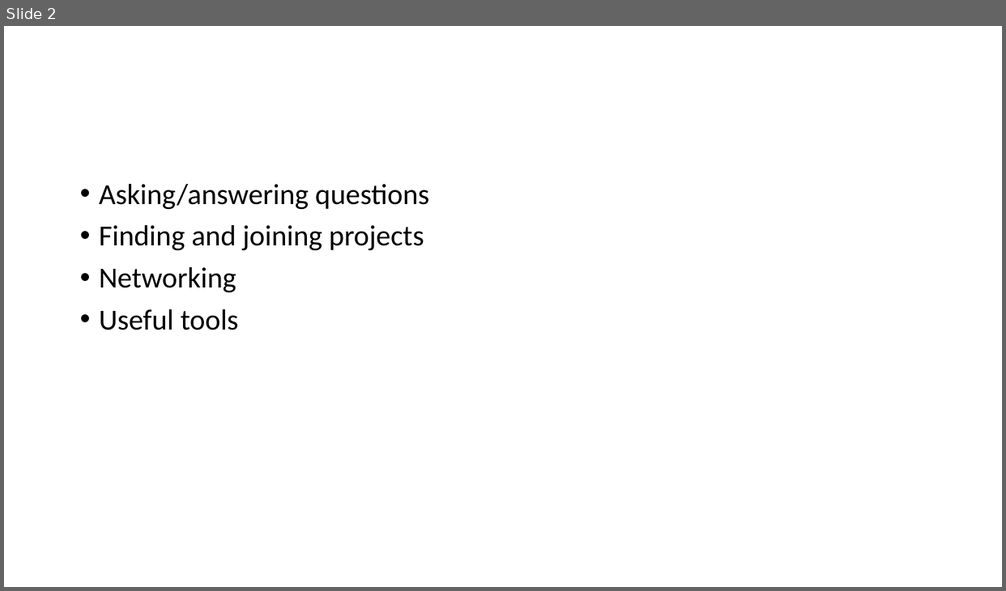
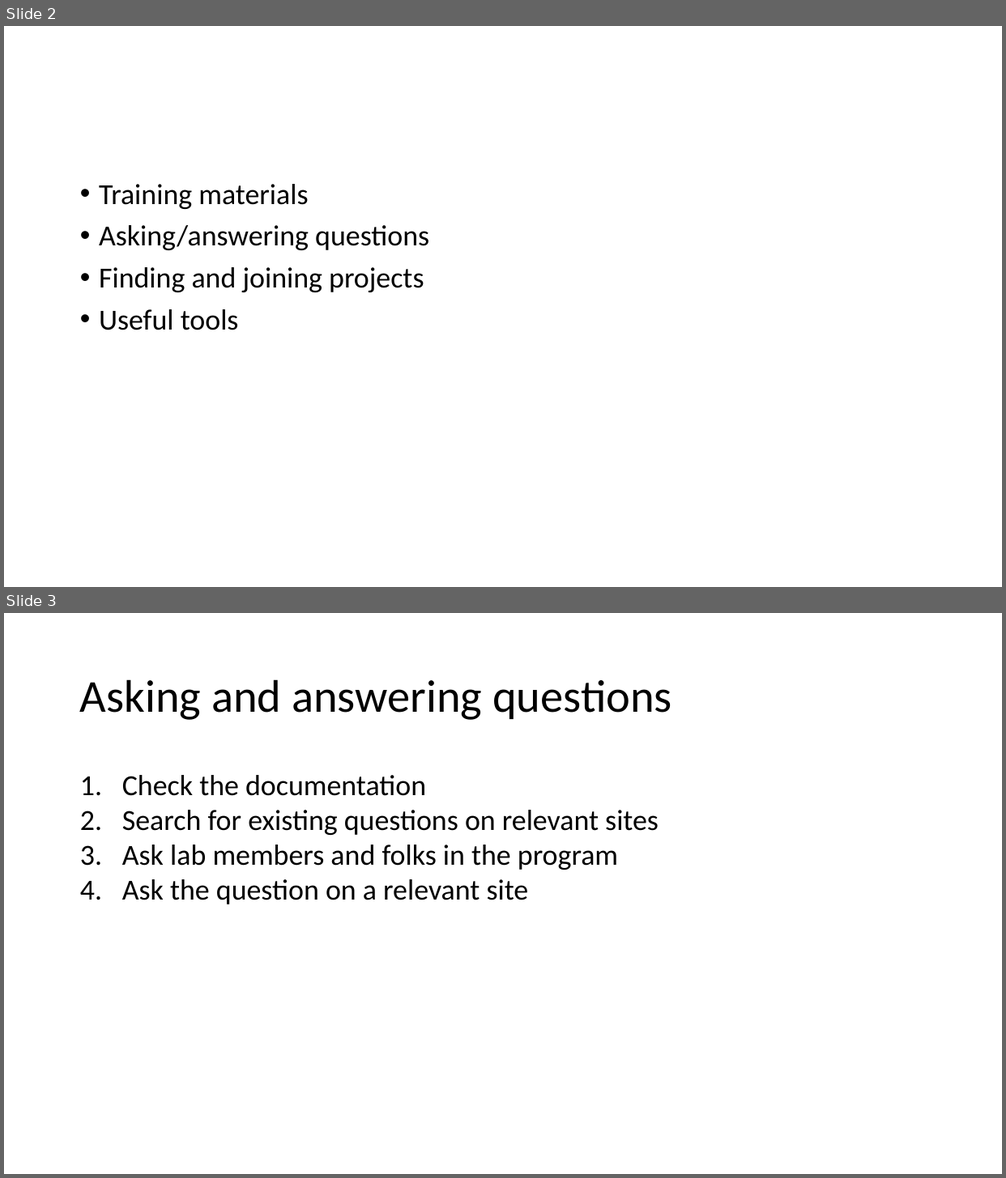
Before and after one commit to fiuneuro/training-week-2019, a slide deck: day1/06_community_resources.pptx. Shown one above the other, each under a label of ours: slide 2 before the commit, slides 2 and 3 after it. The pictures are 1006x591 and 1006x1178 pixels, drawn with LibreOffice and Linux fonts; fonts in the diff are those of the drawing. Boxes give left, top, right and bottom in pixels: in the first picture for what was removed or moved away, otherwise in the second. Text is boxed around its words. In the diff, an @@ line names an element or a change of style, - is before the commit and + after.

```diff
--- a/day1/06_community_resources.pptx
+++ b/day1/06_community_resources.pptx
@@ slide 3 added at bbox=[4, 613, 1002, 1174], background #FFFFFF @@
@@ title added at bbox=[80, 679, 672, 720], 44 pt, text #000000 @@
+Asking and answering questions
@@ text added at bbox=[122, 775, 658, 905], 28 pt, text #000000 @@
+1. Check the documentation
+2. Search for existing questions on relevant sites
+3. Ask lab members and folks in the program
+4. Ask the question on a relevant site
@@ slide 2 changed as well @@
@@ text at bbox=[99, 184, 308, 209]: paragraph added @@
+• Training materials
@@ text at bbox=[99, 267, 236, 292]: paragraph removed @@
-• Networking
```
Also in this commit, not shown: 4 other slides changed, 1 other slide added, 4 other files.
